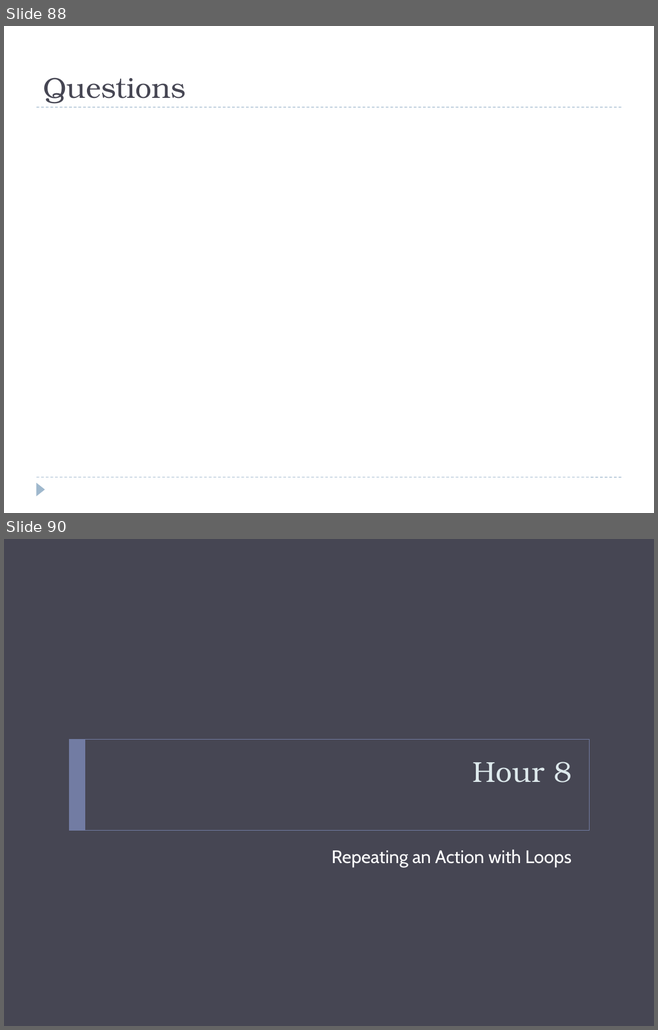
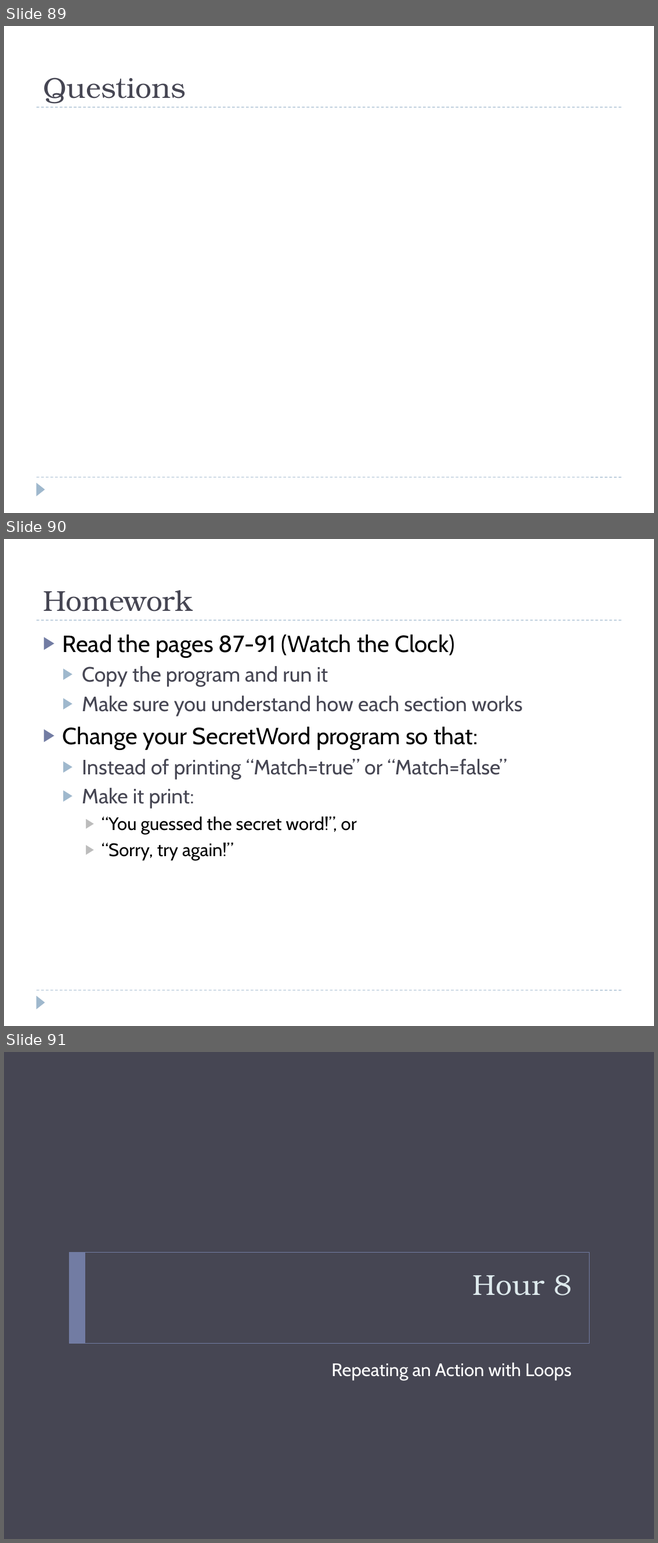
Before and after one commit to bcraig108/JavaClass_2013_Summer, a slide deck: Introduction to Java Programming.pptx. Shown one above the other, each under a label of ours: slides 88 and 90 before the commit, slides 89, 90 and 91 after it; the slides between them are not shown. The pictures are 658x1030 and 658x1543 pixels, drawn with LibreOffice and Linux fonts; fonts in the diff are those of the drawing; background and template pictures are left out. Boxes give left, top, right and bottom in pixels: in the first picture for what was removed or moved away, otherwise in the second. Text is boxed around its words. In the diff, an @@ line names an element or a change of style, - is before the commit and + after.

```diff
--- a/Introduction to Java Programming.pptx
+++ b/Introduction to Java Programming.pptx
@@ slide 90 added at <box>4,539,654,1026</box>, background #FFFFFF; not listed: 3 template elements that a slide beside it also shows @@
@@ title added at <box>43,590,192,611</box>, 32 pt, text #464653 @@
+Homework
@@ text added at <box>63,634,523,861</box>, 23 pt, text #464653 @@
+▶ Read the pages 87-91 (Watch the Clock)
+  ▶ Copy the program and run it
+  ▶ Make sure you understand how each section works
+▶ Change your SecretWord program so that:
+  ▶ Instead of printing “Match=true” or “Match=false”
+  ▶ Make it print:
+    ▶ “You guessed the secret word!”, or
+    ▶ “Sorry, try again!”
@@ what was slide 88 is now slide 89 @@
@@ what was slide 90 is now slide 91 @@
```
Also in this commit, not shown: 8 slides changed, 3 other slides added, 3 slides removed, 1 other file.
